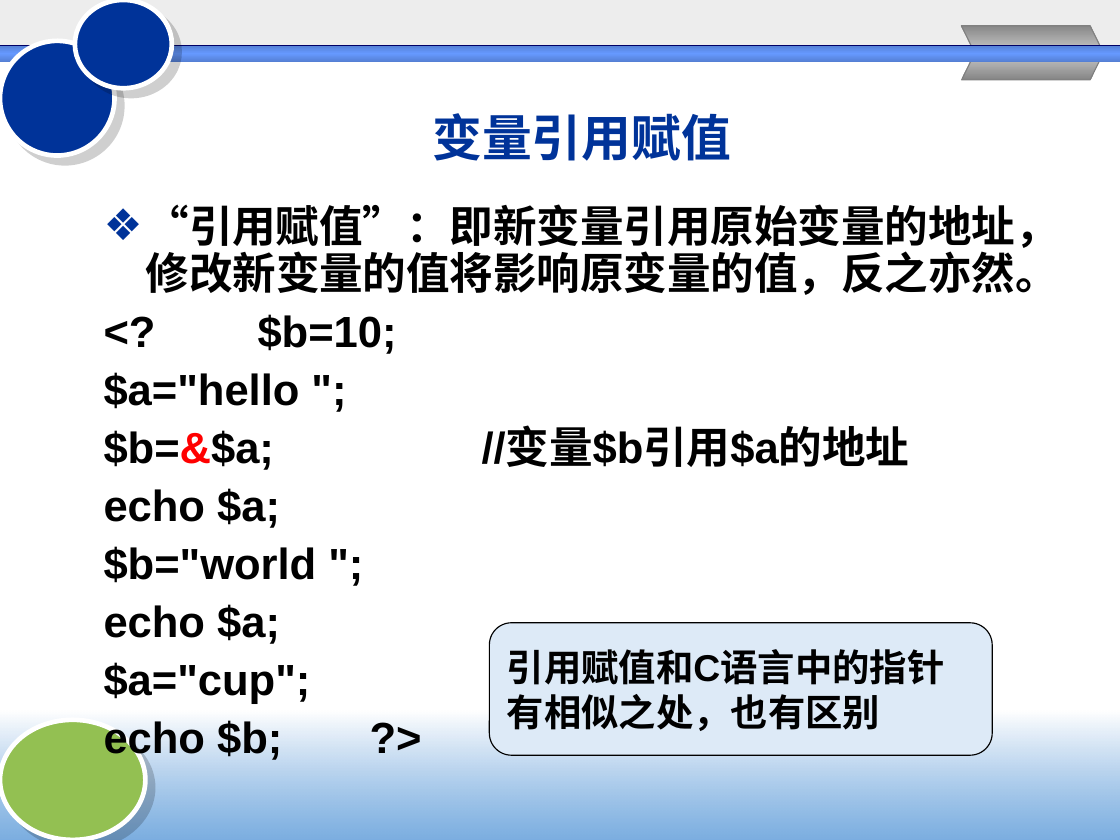
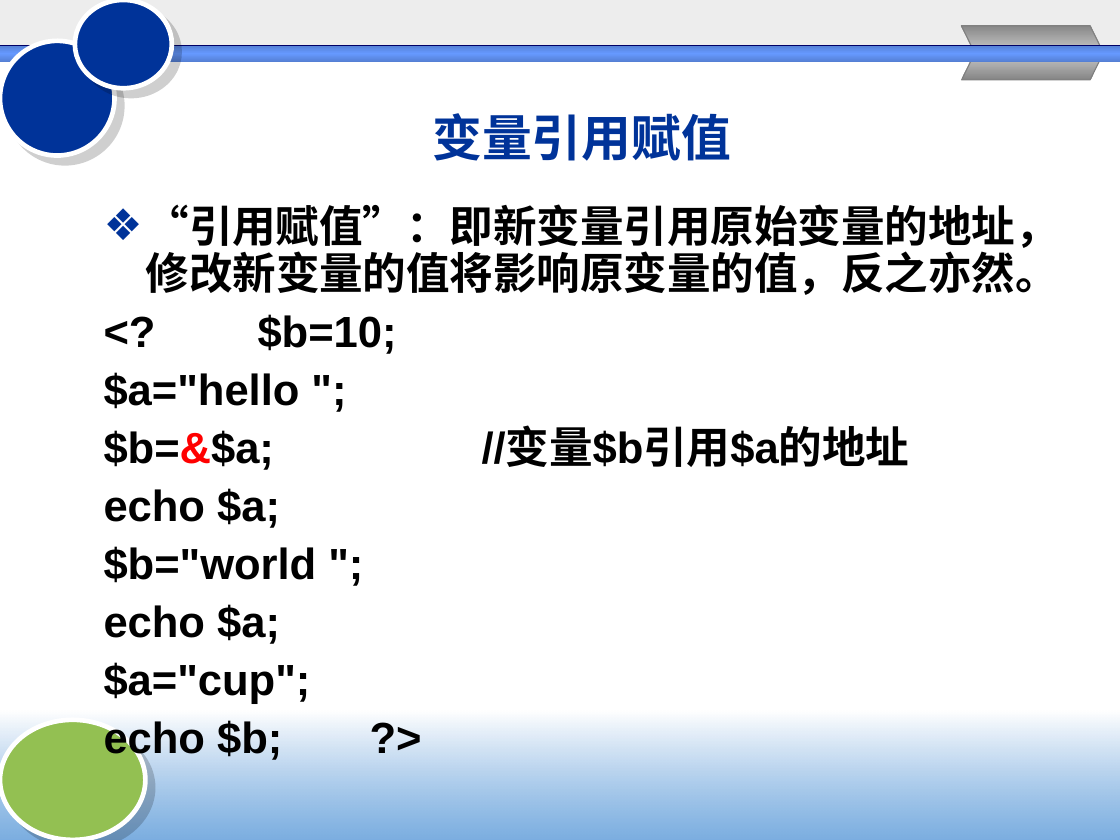
Before and after one commit to Chencao0928/Web-, a slide deck: slide 24 of chapter3/3PHP基础.ppt. Drawn at 1120x840 pixels with LibreOffice and Linux fonts; fonts in the diff are those of the drawing; background and template pictures are left out. Boxes give left, top, right and bottom in pixels: in the first picture for what was removed or moved away, otherwise in the second. Text is boxed around its words. In the diff, an @@ line names an element or a change of style, - is before the commit and + after.

```diff
--- a/chapter3/3PHP基础.ppt
+++ b/chapter3/3PHP基础.ppt
@@ rounded rectangle removed at [489, 623, 992, 755] @@
-引用赋值和C语言中的指针有相似之处，也有区别
```
Also in this commit, not shown: 8 other slides changed, 1 other file.
